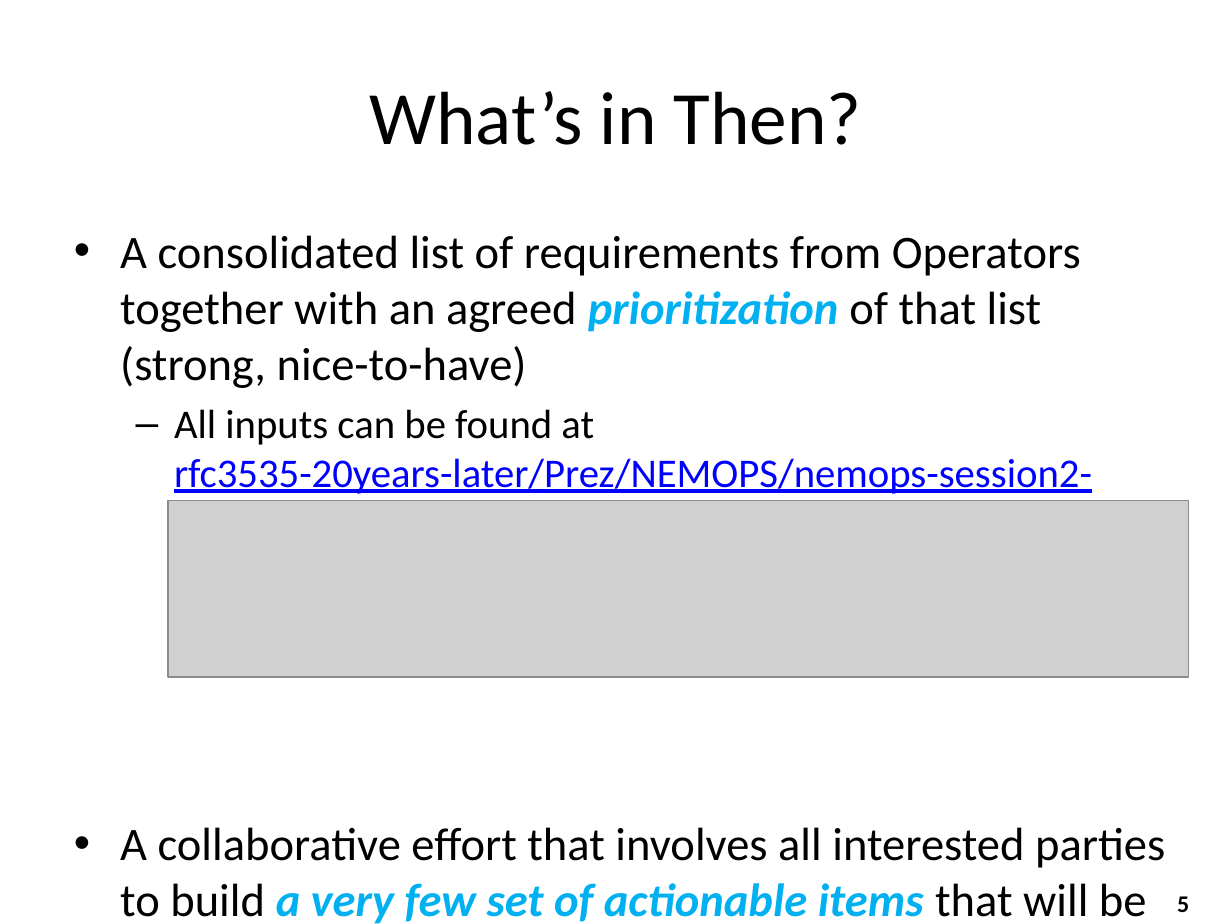
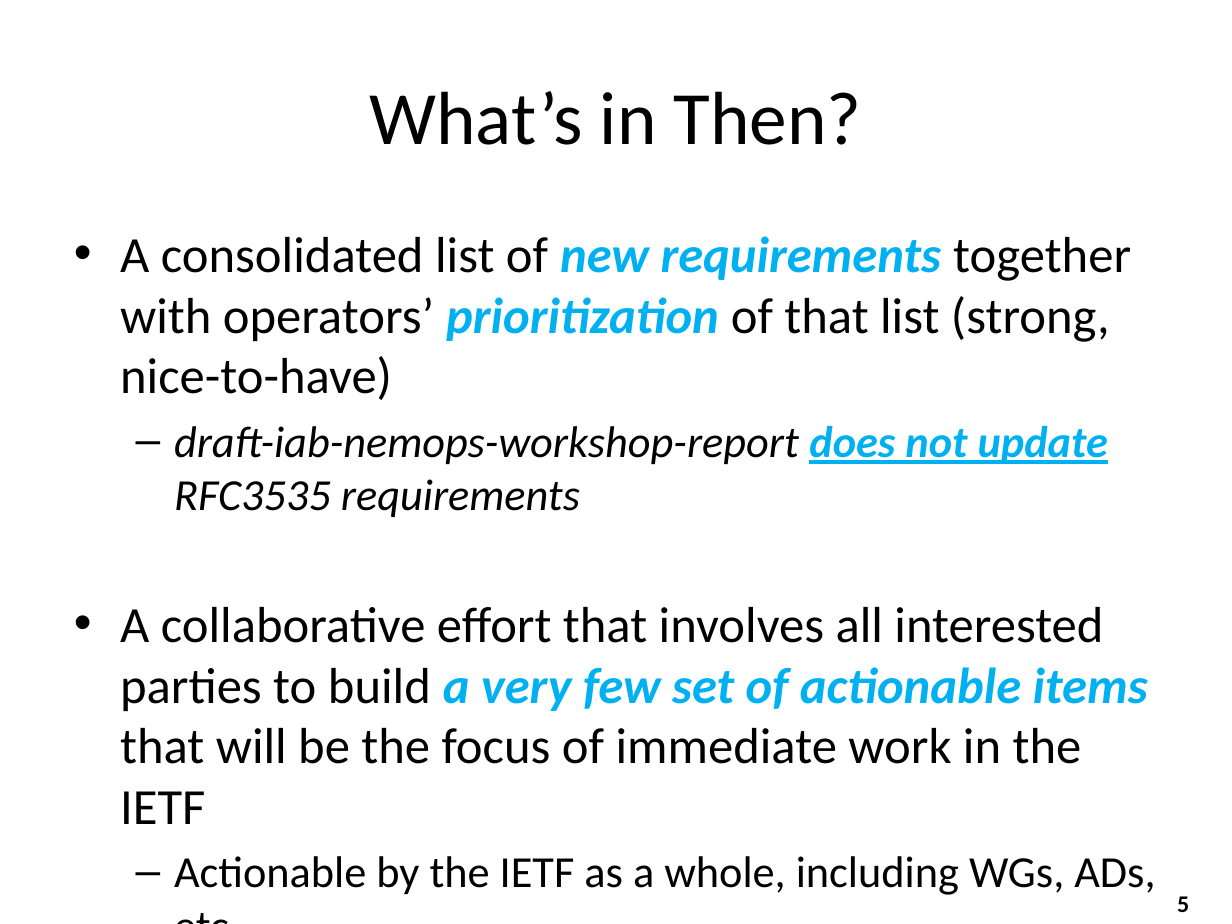
Before and after one commit to boucadair/rfc3535-20years-later, a slide deck: slide 5 of Prez/IETF123/draft-nmop-rfc3535-20years-later.pptx. Drawn at 1232x924 pixels with LibreOffice and Linux fonts; fonts in the diff are those of the drawing; grey boxes stand for pictures. Boxes give left, top, right and bottom in pixels: in the first picture for what was removed or moved away, otherwise in the second. Text is boxed around its words. In the diff, an @@ line names an element or a change of style, - is before the commit and + after.

```diff
--- a/Prez/IETF123/draft-nmop-rfc3535-20years-later.pptx
+++ b/Prez/IETF123/draft-nmop-rfc3535-20years-later.pptx
@@ text at [120,236,1131,517]: text changed; size 23.8 to 29.6 pt; italic on @@
-• A consolidated list of requirements from Operators together with an agreed prioritization of that list (strong, nice-to-have)
-  – All inputs can be found at rfc3535-20years-later/Prez/NEMOPS/nemops-session2-summary.md at main · boucadair/rfc3535-20years-later
+• A consolidated list of new requirements together with operators’ prioritization of that list (strong, nice-to-have)
+  – draft-iab-nemops-workshop-report does not update RFC3535 requirements
@@ picture removed at [168,500,1188,676] @@
@@ text at [120,607,1148,824]: size 27.2 to 29.6 pt in "A collaborative effort that involves all interested ..." @@
@@ text at [174,856,1155,895]: paragraph added @@
+  – Actionable by the IETF as a whole, including WGs, ADs, etc.
```
Also in this commit, not shown: 1 other slide changed, 2 slides added, 1 other file.
